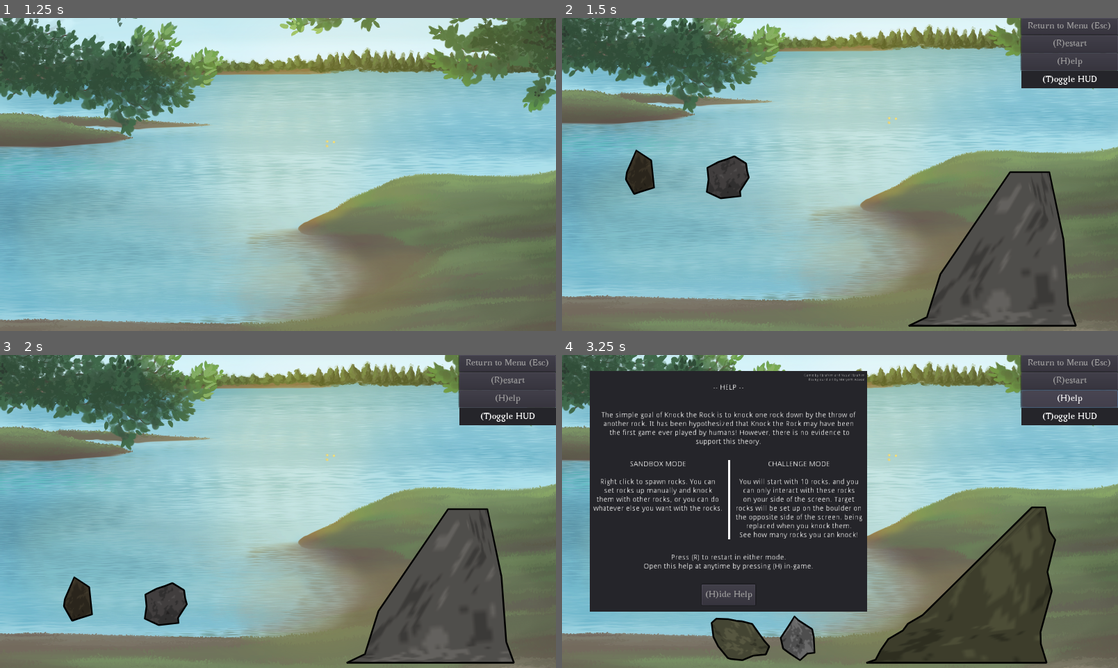
Above: before the commit, frames 1-4 (two rows, left to right).
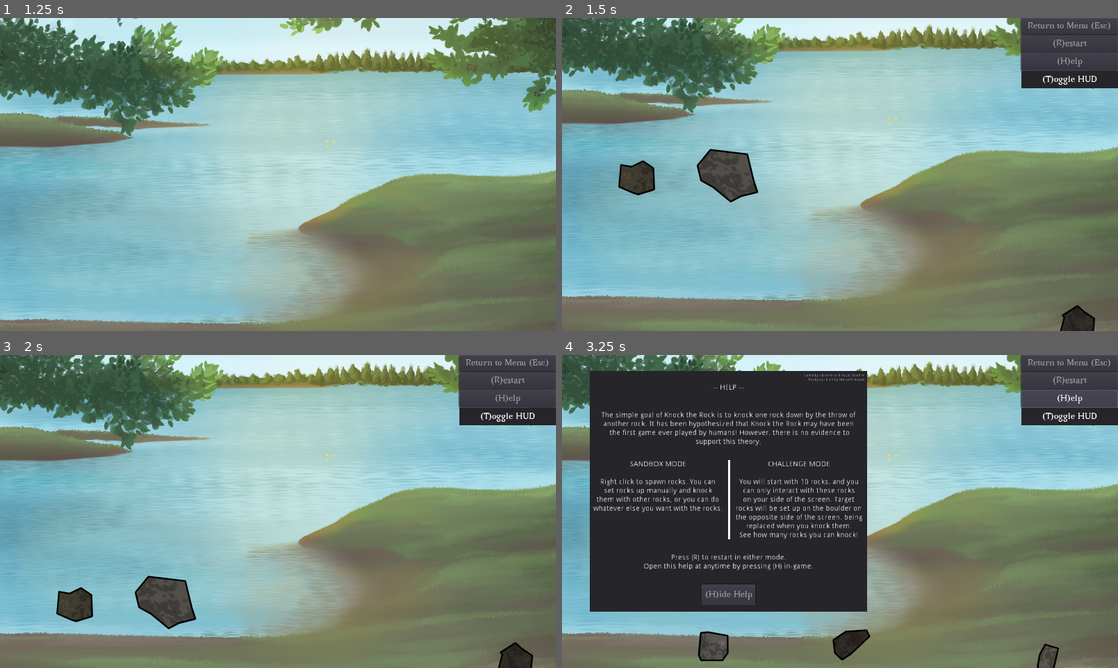
Above: after the commit, the same moments.

Repository: ebrahimebrahim/knock-the-rock
Game: Godot game, scene res://MenuScreen.tscn
Two runs of this game, one before a commit and one after it. Both use one fixed random seed, a clock stepped at 60 frames per second and the inputs below.
Inputs (mouse positions are in pixels of both pictures, inside the frame that each line leads up to):
- Up to frame 1 (1.25 s): click "Sandbox" at 0.5 s
- Up to frame 2 (1.5 s): move the mouse to (962, 158) at 1.27 s; hold T (toggle_hud) from 1.28 s (still down); click (962, 158) at 1.42 s
- Up to frame 3 (2 s): keep holding T (toggle_hud)
- Up to frame 4 (3.25 s): release T (toggle_hud) at 2 s; click "(R)estart" at 2 s; click "(H)elp" at 2.75 s

Frame 1 is identical in both runs. In frame 2, 10% of the frame differs, in the area x 10-96%, y 41-100%; in frame 3, 10%; in frame 4, 11%, in the area x 24-90%, y 48-100%.

Commit message:
separate drawing and physics aspects of Rocks
This commit breaks boulders! They will be fixed soon
For some reason this won't work if we make RockPolygon.gd extend CanvasItem
It only works if we extend Node2D
I don't see why. It seems like CanvasItem is what we really want since
a RockPolygon should not be allowed to have its own position/rotation/scale--
it should derive that from its parent

Diff:
--- a/ktr/Boulder.gd
+++ b/ktr/Boulder.gd
@@ -23,53 +23,53 @@
 	pass # this is just to overwrite the Rock input function which deals with Rock holdability
 
 
-func generate_polygon():
-	var bottom_length = rand_range(100,400)
-	var top_length = rand_range(50,bottom_length)/2
-	var height = rand_range(80,300)
-
-	# How far the top will be shifted to the right
-	var top_shift = rand_range(0,bottom_length-top_length)
-
-	bottom_left = Vector2(0,0)
-	bottom_right = bottom_left + Vector2(bottom_length,0)
-	top_left = bottom_left + Vector2(top_shift,-height)
-	top_right = top_left + Vector2(top_length,0)
-
-	#interior angles of trapezoid in bottom left and right
-	var bottom_left_angle = -(top_left - bottom_left).angle()
-	var bottom_right_angle = PI + (top_right - bottom_right).angle()
-
-
-	vertices.push_back(bottom_left)
-	texture_uvs.push_back(Vector2(0,0))
-
-	#build left side
-	var n = 1+randi()%8
-	var left_side_vec : Vector2 = top_left - bottom_left
-	var left_side_vec_n : Vector2 = left_side_vec.normalized()
-	var step : float = min(left_side_vec.length()/(2*n),top_length/2.0)
-	var radius : float = step*sin(bottom_left_angle)
-	for i in range(n):
-		var center : Vector2 = bottom_left + (step + 2*step*i)*left_side_vec_n
-		vertices.push_back(random_point_in_disk(center,radius))
-		texture_uvs.push_back(Vector2(0,float(1+i)/(n+1)))
-
-	vertices.push_back(top_left)
-	texture_uvs.push_back(Vector2(0,1))
-	vertices.push_back(top_right)
-	texture_uvs.push_back(Vector2(1,1))
-
-	#build right side
-#	n = 1+randi()%8
-	var right_side_vec : Vector2 = bottom_right - top_right
-	var right_side_vec_n : Vector2 = right_side_vec.normalized()
-	step = right_side_vec.length()/(2*n)
-	radius = step*sin(bottom_right_angle)
-	for i in range(n):
-		var center : Vector2 = top_right + (step + 2*step*i)*right_side_vec_n
-		vertices.push_back(random_point_in_disk(center,radius))
-		texture_uvs.push_back(Vector2(1,1-float(1+i)/(n+1)))
-
-	vertices.push_back(bottom_right)
-	texture_uvs.push_back(Vector2(1,0))
+#func generate_polygon():
+#	var bottom_length = rand_range(100,400)
+#	var top_length = rand_range(50,bottom_length)/2
+#	var height = rand_range(80,300)
+#
+#	# How far the top will be shifted to the right
+#	var top_shift = rand_range(0,bottom_length-top_length)
+#
+#	bottom_left = Vector2(0,0)
+#	bottom_right = bottom_left + Vector2(bottom_length,0)
+#	top_left = bottom_left + Vector2(top_shift,-height)
+#	top_right = top_left + Vector2(top_length,0)
+#
+#	#interior angles of trapezoid in bottom left and right
+#	var bottom_left_angle = -(top_left - bottom_left).angle()
+#	var bottom_right_angle = PI + (top_right - bottom_right).angle()
+#
+#
+#	vertices.push_back(bottom_left)
+#	texture_uvs.push_back(Vector2(0,0))
+#
+#	#build left side
+#	var n = 1+randi()%8
+#	var left_side_vec : Vector2 = top_left - bottom_left
+#	var left_side_vec_n : Vector2 = left_side_vec.normalized()
+#	var step : float = min(left_side_vec.length()/(2*n),top_length/2.0)
+#	var radius : float = step*sin(bottom_left_angle)
+#	for i in range(n):
+#		var center : Vector2 = bottom_left + (step + 2*step*i)*left_side_vec_n
+#		vertices.push_back(random_point_in_disk(center,radius))
+#		texture_uvs.push_back(Vector2(0,float(1+i)/(n+1)))
+#
+#	vertices.push_back(top_left)
+#	texture_uvs.push_back(Vector2(0,1))
+#	vertices.push_back(top_right)
+#	texture_uvs.push_back(Vector2(1,1))
+#
+#	#build right side
+##	n = 1+randi()%8
+#	var right_side_vec : Vector2 = bottom_right - top_right
+#	var right_side_vec_n : Vector2 = right_side_vec.normalized()
+#	step = right_side_vec.length()/(2*n)
+#	radius = step*sin(bottom_right_angle)
+#	for i in range(n):
+#		var center : Vector2 = top_right + (step + 2*step*i)*right_side_vec_n
+#		vertices.push_back(random_point_in_disk(center,radius))
+#		texture_uvs.push_back(Vector2(1,1-float(1+i)/(n+1)))
+#
+#	vertices.push_back(bottom_right)
+#	texture_uvs.push_back(Vector2(1,0))
--- a/ktr/Rock.gd
+++ b/ktr/Rock.gd
@@ -1,15 +1,8 @@
 extends RigidBody2D
 
-var vertices = PoolVector2Array()
-var texture_uvs = PoolVector2Array()
-var texture : ImageTexture
+const RockPolygon = preload("res://RockPolygon.gd")
 
-const colors = [Color("565656"),
-				Color("ffffff"),
-				Color("635353"),
-				Color("6f5e3f"),
-				Color("7d7e57")]
-
+var rock_polygon : RockPolygon
 var is_held : bool = false setget set_held
 var local_hold_point : Vector2
 
@@ -23,10 +16,10 @@
 
 
 func _init():
-	generate_texture()
-	self_modulate = generate_color()
-	generate_polygon()
-	mass = pow(calculate_area()/1000,1.5)
+	rock_polygon = RockPolygon.new()
+	add_child(rock_polygon)
+
+	mass = pow(rock_polygon.calculate_area()/1000,1.5)
 
 	continuous_cd = CCD_MODE_CAST_RAY # might make this an option
 	var phys = PhysicsMaterial.new()
@@ -51,78 +44,18 @@
 	audio_timer.one_shot = true
 	audio_timer.wait_time = 0.2 # between audio clips
 
-func generate_texture():
-	texture = ImageTexture.new()
-	var noise = OpenSimplexNoise.new()
-	noise.seed = randi()
-	noise.octaves = 6
-	noise.period = 256
-	noise.persistence = 1
-	noise.lacunarity = 2.54
-	var img = noise.get_image(32,32)
-	rockify_image(img)
-	texture.create_from_image(img)
-	texture.set_flags(texture.FLAGS_DEFAULT & ~(texture.FLAG_REPEAT))
-
-
-func rockify_image(img : Image) -> void:
-	img.convert(img.FORMAT_L8) # convert to grayscale
-	for i in range(len(img.data["data"])):
-		img.data["data"][i] = (img.data["data"][i]/32)*32
-
-
-func generate_color() -> Color:
-	var output_color = colors[randi()%colors.size()]
-	for _i in range(3):
-		output_color = output_color.linear_interpolate(colors[randi()%colors.size()],randf())
-	return output_color
-
-
-func random_point_in_disk(center : Vector2, radius : float):
-	var output = center+100*Vector2(radius,0)
-	while(output.distance_to(center) >= radius):
-		output = Vector2(rand_range(center.x-radius,center.x+radius),rand_range(center.y-radius,center.y+radius))
-	return output
-
-
-func generate_polygon():
-	var r = rand_range(20,45)
-	var n = 5 + randi()%11
-	var dt = 2*PI/n
-	var mini_r = r*sin(dt/2)
-	var stretch = exp(rand_range(-0.5,0.5))
-	var rot = rand_range(0,2*PI)
-	for i in range(n):
-		var new_vert = random_point_in_disk(r*Vector2(cos(dt*i),sin(dt*i)),mini_r)
-		new_vert.x *= stretch
-		new_vert = new_vert.rotated(rot)
-		vertices.push_back(new_vert)
-
-		texture_uvs.push_back(0.5*(Vector2(cos(dt*i),sin(dt*i)) + Vector2(1,1)))
-
-
-func calculate_area():
-	var area = 0
-	for i in range(len(vertices)):
-		area += vertices[i].cross(vertices[(i+1)%len(vertices)])/2
-	return area
-
 
 func generate_collision_shape():
-	var triangles : PoolIntArray = Geometry.triangulate_polygon(vertices)
+	var triangles : PoolIntArray = Geometry.triangulate_polygon(rock_polygon.vertices)
 	assert(len(triangles)%3==0)
 	for i in range(len(triangles)/3):
-		var triangle = PoolVector2Array([vertices[triangles[3*i]],vertices[triangles[3*i+1]],vertices[triangles[3*i+2]]])
+		var triangle = PoolVector2Array([rock_polygon.vertices[triangles[3*i]],
+										 rock_polygon.vertices[triangles[3*i+1]],
+										 rock_polygon.vertices[triangles[3*i+2]]])
 		var c = CollisionShape2D.new()
 		add_child(c)
 		c.shape = ConvexPolygonShape2D.new()
 		c.shape.points = triangle
-
-
-func _draw():
-	draw_polygon(vertices, [], texture_uvs, texture)
-	draw_polyline(vertices,Color(0.0,0.0,0.0),2.0,true)
-	draw_line(vertices[-1],vertices[0],Color(0.0,0.0,0.0),2.0,true)
 
 
 func _process(delta):
@@ -143,7 +76,7 @@
 	# on click, hold rock
 	if event is InputEventMouseButton and event.button_index == BUTTON_LEFT and event.is_pressed():
 		var vertices_global = PoolVector2Array()
-		for v in vertices:
+		for v in rock_polygon.vertices:
 			vertices_global.push_back(global_transform.xform(v))
 		if Geometry.is_point_in_polygon(event.position,vertices_global):
 			set_held(true)
@@ -181,42 +114,27 @@
 # Return vertical distance from rock origin to that flat edge
 func flat_bottom() -> float:
 	var edge_lengths = []
-	for i in range(len(vertices)):
-		edge_lengths.push_back((vertices[i] - vertices[(i+1)%len(vertices)]).length_squared())
+	for i in range(len(rock_polygon.vertices)):
+		edge_lengths.push_back((rock_polygon.vertices[i] - rock_polygon.vertices[(i+1)%len(rock_polygon.vertices)]).length_squared())
 	var max_edge_length : float = edge_lengths.max()
 	var argmax : int = edge_lengths.find(max_edge_length)
-	var v : Vector2 = vertices[argmax] - vertices[(argmax+1)%len(vertices)]
+	var v : Vector2 = rock_polygon.vertices[argmax] - rock_polygon.vertices[(argmax+1)%len(rock_polygon.vertices)]
 	rotation = -v.angle()
 
 	var u : Vector2 = v.normalized()
-	return (vertices[argmax] - vertices[argmax].dot(u)*u).length()
-
-
-# Returns the center of mass, aka centroid, of the polygon in local coords
-func center_of_mass() -> Vector2:
-	var x : float = 0
-	var y : float = 0
-	for i in range(len(vertices)):
-		var vi = vertices[i]
-		var vi1 = vertices[(i+1)%len(vertices)]
-		x += (vi.x + vi1.x)*(vi.x * vi1.y - vi1.x * vi.y)
-		y += (vi.y + vi1.y)*(vi.x * vi1.y - vi1.x * vi.y)
-	return 1/(6 * calculate_area()) * Vector2(x,y)
+	return (rock_polygon.vertices[argmax] - rock_polygon.vertices[argmax].dot(u)*u).length()
 
 
 # Returns the global coords of the vertex that is leftmost in global coords
 func leftmost_vertex() -> Vector2:
-	var xs = []
-	for v in vertices:
-		xs.push_back(global_transform.xform(v).x)
-	var argmin = xs.find(xs.min())
-	return global_transform.xform(vertices[argmin])
+	return rock_polygon.leftmost_vertex()
 
 
 # Returns the global coords of the vertex that is rightmost in global coords
 func rightmost_vertex() -> Vector2:
-	var xs = []
-	for v in vertices:
-		xs.push_back(global_transform.xform(v).x)
-	var argmax = xs.find(xs.max())
-	return global_transform.xform(vertices[argmax])
+	return rock_polygon.rightmost_vertex()
+
+
+# Returns the center of mass, aka centroid, of the rock polygon in local coords
+func center_of_mass() -> Vector2:
+	return rock_polygon.center_of_mass()
--- /dev/null
+++ b/ktr/RockPolygon.gd
@@ -0,0 +1,110 @@
+extends Node2D
+
+var vertices = PoolVector2Array()
+var texture_uvs = PoolVector2Array()
+var texture : ImageTexture
+
+const colors = [Color("565656"),
+				Color("ffffff"),
+				Color("635353"),
+				Color("6f5e3f"),
+				Color("7d7e57")]
+
+
+func _init():
+	generate_texture()
+	self_modulate = generate_color()
+	generate_polygon()
+
+
+func generate_texture():
+	texture = ImageTexture.new()
+	var noise = OpenSimplexNoise.new()
+	noise.seed = randi()
+	noise.octaves = 6
+	noise.period = 256
+	noise.persistence = 1
+	noise.lacunarity = 2.54
+	var img = noise.get_image(32,32)
+	rockify_image(img)
+	texture.create_from_image(img)
+	texture.set_flags(texture.FLAGS_DEFAULT & ~(texture.FLAG_REPEAT))
+
+
+func rockify_image(img : Image) -> void:
+	img.convert(img.FORMAT_L8) # convert to grayscale
+	for i in range(len(img.data["data"])):
+		img.data["data"][i] = (img.data["data"][i]/32)*32
+
+
+func generate_color() -> Color:
+	var output_color = colors[randi()%colors.size()]
+	for _i in range(3):
+		output_color = output_color.linear_interpolate(colors[randi()%colors.size()],randf())
+	return output_color
+
+
+func random_point_in_disk(center : Vector2, radius : float):
+	var output = center+100*Vector2(radius,0)
+	while(output.distance_to(center) >= radius):
+		output = Vector2(rand_range(center.x-radius,center.x+radius),rand_range(center.y-radius,center.y+radius))
+	return output
+
+
+func generate_polygon():
+	var r = rand_range(20,45)
+	var n = 5 + randi()%11
+	var dt = 2*PI/n
+	var mini_r = r*sin(dt/2)
+	var stretch = exp(rand_range(-0.5,0.5))
+	var rot = rand_range(0,2*PI)
+	for i in range(n):
+		var new_vert = random_point_in_disk(r*Vector2(cos(dt*i),sin(dt*i)),mini_r)
+		new_vert.x *= stretch
+		new_vert = new_vert.rotated(rot)
+		vertices.push_back(new_vert)
+
+		texture_uvs.push_back(0.5*(Vector2(cos(dt*i),sin(dt*i)) + Vector2(1,1)))
+
+
+func calculate_area():
+	var area = 0
+	for i in range(len(vertices)):
+		area += vertices[i].cross(vertices[(i+1)%len(vertices)])/2
+	return area
+
+
+func _draw():
+	draw_polygon(vertices, [], texture_uvs, texture)
+	draw_polyline(vertices,Color(0.0,0.0,0.0),2.0,true)
+	draw_line(vertices[-1],vertices[0],Color(0.0,0.0,0.0),2.0,true)
+
+
+# Returns the center of mass, aka centroid, of the polygon in local coords
+func center_of_mass() -> Vector2:
+	var x : float = 0
+	var y : float = 0
+	for i in range(len(vertices)):
+		var vi = vertices[i]
+		var vi1 = vertices[(i+1)%len(vertices)]
+		x += (vi.x + vi1.x)*(vi.x * vi1.y - vi1.x * vi.y)
+		y += (vi.y + vi1.y)*(vi.x * vi1.y - vi1.x * vi.y)
+	return 1/(6 * calculate_area()) * Vector2(x,y)
+
+
+# Returns the global coords of the vertex that is leftmost in global coords
+func leftmost_vertex() -> Vector2:
+	var xs = []
+	for v in vertices:
+		xs.push_back(get_global_transform().xform(v).x)
+	var argmin = xs.find(xs.min())
+	return get_global_transform().xform(vertices[argmin])
+
+
+# Returns the global coords of the vertex that is rightmost in global coords
+func rightmost_vertex() -> Vector2:
+	var xs = []
+	for v in vertices:
+		xs.push_back(get_global_transform().xform(v).x)
+	var argmax = xs.find(xs.max())
+	return get_global_transform().xform(vertices[argmax])
